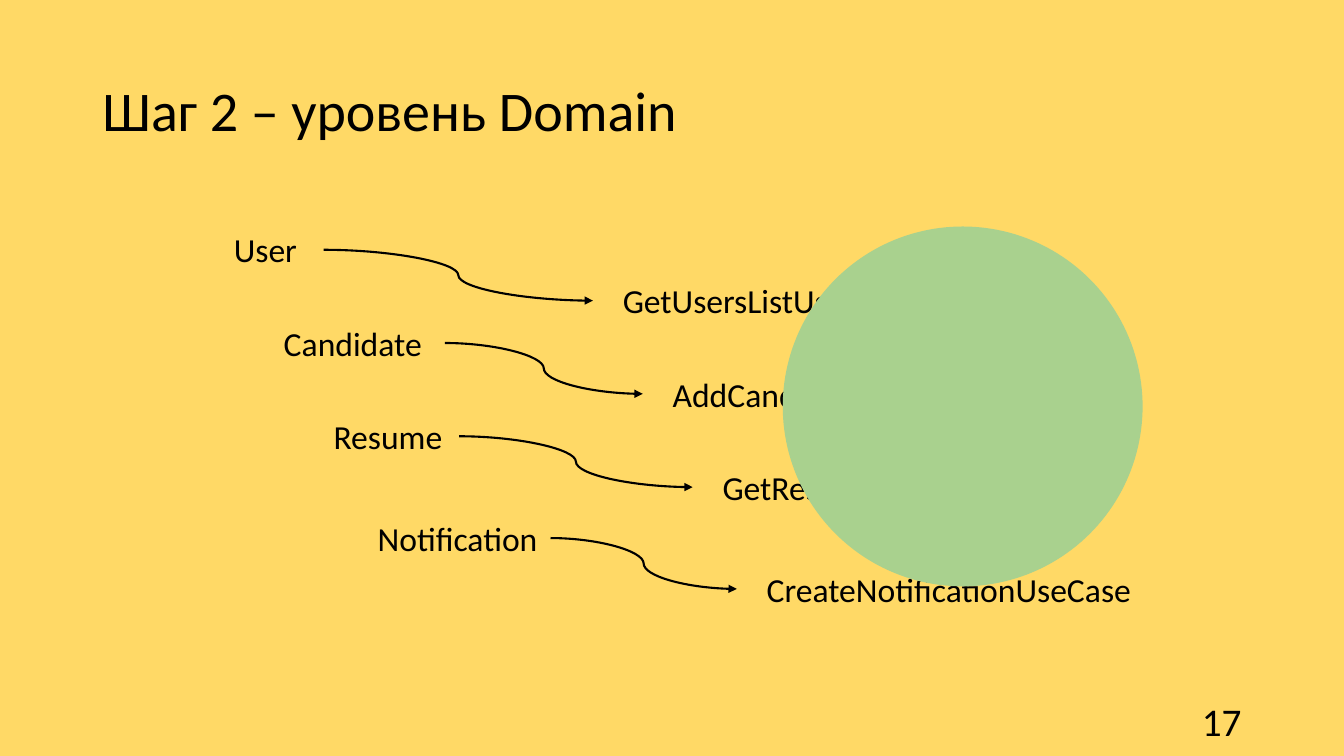
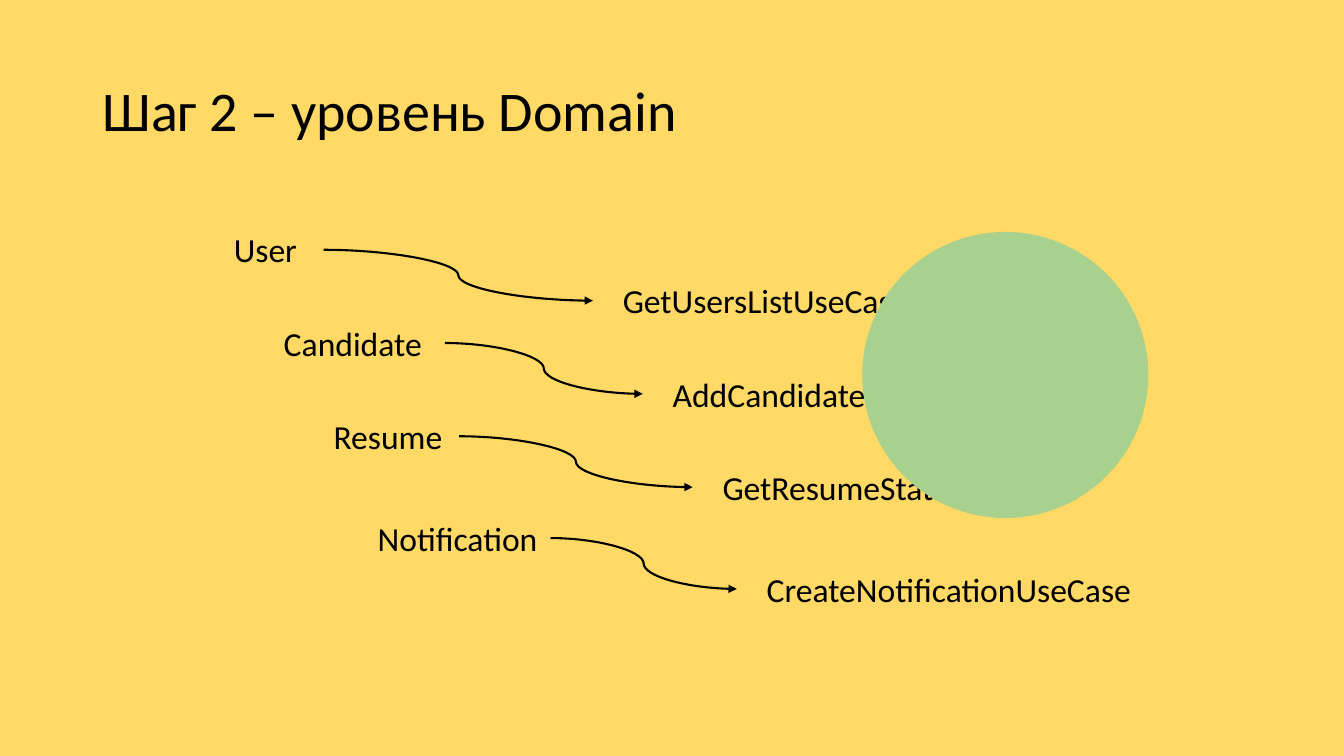
Before and after one commit to churakovra/graduateWork, a slide deck: slide 19 of product/vkr_pres.pptx (slide 17 before the commit). Drawn at 1344x756 pixels with LibreOffice and Linux fonts; fonts in the diff are those of the drawing. Boxes give left, top, right and bottom in pixels: in the first picture for what was removed or moved away, otherwise in the second. Text is boxed around its words. In the diff, an @@ line names an element or a change of style, - is before the commit and + after.

```diff
--- a/product/vkr_pres.pptx
+++ b/product/vkr_pres.pptx
@@ ellipse: place and size @@
-ellipse at <box>783,227,1143,587</box>
+ellipse at <box>862,232,1148,518</box>
@@ page number removed at <box>1202,710,1242,736</box> @@
-17
```
Also in this commit, not shown: 13 other slides changed, 4 slides added, 1 slide removed, 13 other files.
